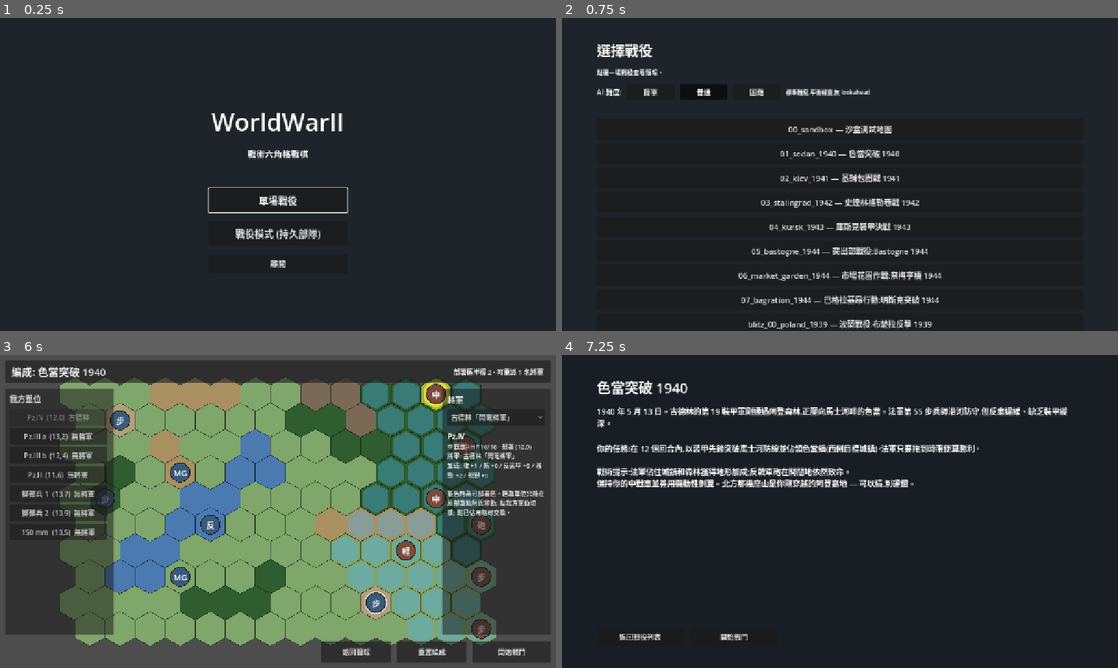
Above: before the commit, frames 1-4 (two rows, left to right).
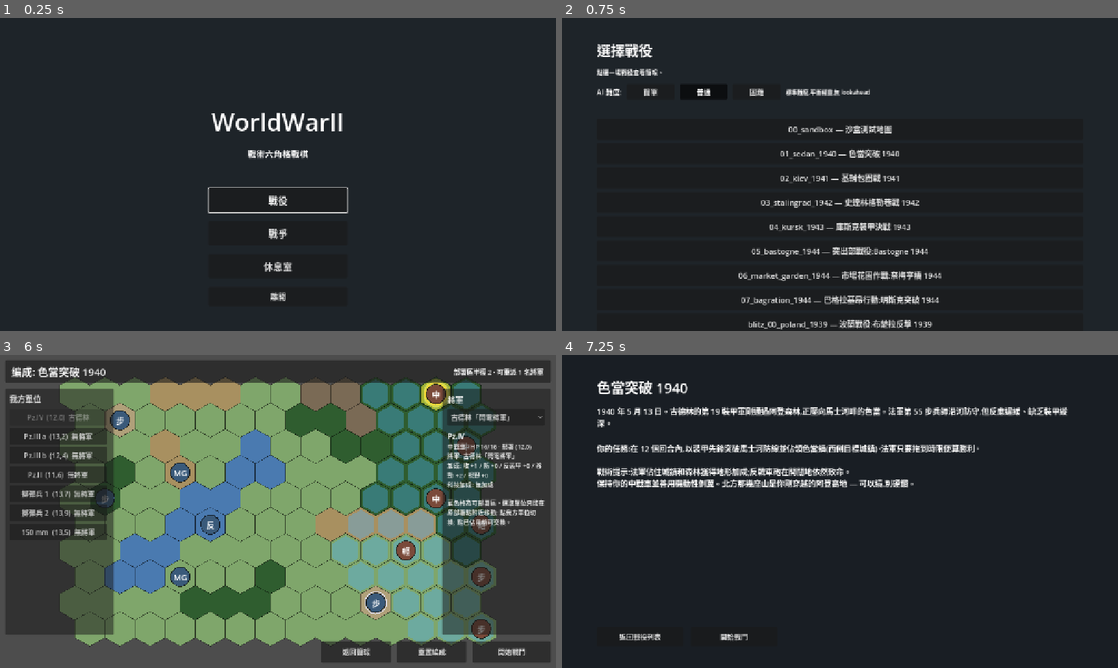
Above: after the commit, the same moments.

Repository: Fischer-Zhang/WorldWarII
Game: Godot game, scene res://scenes/main_menu.tscn
Two runs of this game, one before a commit and one after it. Both use one fixed random seed, a clock stepped at 60 frames per second and the inputs below.
Inputs (mouse positions are in pixels of both pictures, inside the frame that each line leads up to):
- Up to frame 1 (0.25 s): no input
- Up to frame 2 (0.75 s): click (840, 199) at 0.5 s, where only the run before the commit has a clickable "單場戰役"
- Up to frame 3 (6 s): click "簡單" at 1.25 s; click "普通" at 2 s; click "困難" at 2.75 s; click "00_sandbox — 沙盒測試地圖" at 3.5 s; click "返回戰役列表" at 4.25 s; click "01_sedan_1940 — 色當突破 1940" at 5 s; click "開始戰鬥" at 5.75 s
- Up to frame 4 (7.25 s): click "返回簡報" at 6.5 s

The runs differ from the first frame. In frame 1, 0.8% of the frame differs, in the area x 42-58%, y 56-91%; in frame 2, nothing differs; in frame 3, 1.0%, in the area x 80-98%, y 40-55%; in frame 4, nothing differs.

Commit message:
Add lounge upgrade menu

Diff:
--- /dev/null
+++ b/data/tech_tree.json
@@ -0,0 +1,35 @@
+{
+  "infantry_doctrine": {
+    "name_zh": "步兵教範",
+    "description_zh": "提升步兵、傘兵、工兵、機槍組與反戰車砲的基礎協同。",
+    "applies_to": ["infantry", "paratrooper", "engineer", "mg_team", "at_gun"],
+    "cost_per_level": [1, 2, 3],
+    "levels": [
+      {"attack": 1},
+      {"defense": 1},
+      {"vision": 1}
+    ]
+  },
+  "armored_logistics": {
+    "name_zh": "裝甲後勤",
+    "description_zh": "改善戰車縱隊的機動、火力與反裝甲能力。",
+    "applies_to": ["light_tank", "medium_tank"],
+    "cost_per_level": [1, 2, 3],
+    "levels": [
+      {"move": 1},
+      {"attack": 1},
+      {"vs_armor": 1}
+    ]
+  },
+  "artillery_coordination": {
+    "name_zh": "砲兵協調",
+    "description_zh": "提升砲兵觀測、火力調度與轉移陣地能力。",
+    "applies_to": ["artillery"],
+    "cost_per_level": [1, 2, 3],
+    "levels": [
+      {"vision": 1},
+      {"attack": 1},
+      {"move": 1}
+    ]
+  }
+}
--- /dev/null
+++ b/scenes/lounge.tscn
@@ -0,0 +1,82 @@
+[gd_scene load_steps=2 format=3 uid="uid://b1ww2lounge0001"]
+
+[ext_resource type="Script" path="res://scripts/ui/lounge.gd" id="1_lounge"]
+
+[node name="Lounge" type="Control"]
+anchors_preset = 15
+anchor_right = 1.0
+anchor_bottom = 1.0
+script = ExtResource("1_lounge")
+
+[node name="Background" type="ColorRect" parent="."]
+anchors_preset = 15
+anchor_right = 1.0
+anchor_bottom = 1.0
+mouse_filter = 2
+color = Color(0.10, 0.12, 0.14, 1)
+
+[node name="Margin" type="MarginContainer" parent="."]
+anchors_preset = 15
+anchor_right = 1.0
+anchor_bottom = 1.0
+theme_override_constants/margin_left = 80
+theme_override_constants/margin_right = 80
+theme_override_constants/margin_top = 50
+theme_override_constants/margin_bottom = 50
+
+[node name="VBox" type="VBoxContainer" parent="Margin"]
+theme_override_constants/separation = 14
+
+[node name="Title" type="Label" parent="Margin/VBox"]
+theme_override_font_sizes/font_size = 32
+text = "休息室"
+
+[node name="Hint" type="Label" parent="Margin/VBox"]
+theme_override_font_sizes/font_size = 14
+text = "升級將領與科技樹。完成戰爭關卡會取得更多資源點。"
+
+[node name="Points" type="Label" parent="Margin/VBox"]
+theme_override_font_sizes/font_size = 20
+text = "資源點 0 / 0"
+
+[node name="Status" type="Label" parent="Margin/VBox"]
+theme_override_font_sizes/font_size = 14
+text = ""
+
+[node name="Body" type="HBoxContainer" parent="Margin/VBox"]
+size_flags_vertical = 3
+theme_override_constants/separation = 18
+
+[node name="GeneralsPanel" type="VBoxContainer" parent="Margin/VBox/Body"]
+size_flags_horizontal = 3
+theme_override_constants/separation = 8
+
+[node name="GeneralsTitle" type="Label" parent="Margin/VBox/Body/GeneralsPanel"]
+theme_override_font_sizes/font_size = 22
+text = "將領"
+
+[node name="GeneralsScroll" type="ScrollContainer" parent="Margin/VBox/Body/GeneralsPanel"]
+size_flags_vertical = 3
+
+[node name="GeneralsList" type="VBoxContainer" parent="Margin/VBox/Body/GeneralsPanel/GeneralsScroll"]
+size_flags_horizontal = 3
+theme_override_constants/separation = 8
+
+[node name="TechPanel" type="VBoxContainer" parent="Margin/VBox/Body"]
+size_flags_horizontal = 3
+theme_override_constants/separation = 8
+
+[node name="TechTitle" type="Label" parent="Margin/VBox/Body/TechPanel"]
+theme_override_font_sizes/font_size = 22
+text = "科技樹"
+
+[node name="TechScroll" type="ScrollContainer" parent="Margin/VBox/Body/TechPanel"]
+size_flags_vertical = 3
+
+[node name="TechList" type="VBoxContainer" parent="Margin/VBox/Body/TechPanel/TechScroll"]
+size_flags_horizontal = 3
+theme_override_constants/separation = 8
+
+[node name="BackButton" type="Button" parent="Margin/VBox"]
+custom_minimum_size = Vector2(180, 44)
+text = "返回主選單"
--- a/scenes/main_menu.tscn
+++ b/scenes/main_menu.tscn
@@ -41,15 +41,20 @@
 [node name="Spacer" type="Control" parent="VBox"]
 custom_minimum_size = Vector2(0, 24)
 
-[node name="BeginButton" type="Button" parent="VBox"]
+[node name="BattleButton" type="Button" parent="VBox"]
 custom_minimum_size = Vector2(280, 56)
 theme_override_font_sizes/font_size = 22
-text = "單場戰役"
+text = "戰役"
 
-[node name="CampaignButton" type="Button" parent="VBox"]
+[node name="WarButton" type="Button" parent="VBox"]
 custom_minimum_size = Vector2(280, 56)
 theme_override_font_sizes/font_size = 22
-text = "戰役模式 (持久部隊)"
+text = "戰爭"
+
+[node name="LoungeButton" type="Button" parent="VBox"]
+custom_minimum_size = Vector2(280, 56)
+theme_override_font_sizes/font_size = 22
+text = "休息室"
 
 [node name="QuitButton" type="Button" parent="VBox"]
 custom_minimum_size = Vector2(280, 44)
--- a/scripts/autoload/data_loader.gd
+++ b/scripts/autoload/data_loader.gd
@@ -6,12 +6,14 @@
 const UNITS_PATH := "res://data/units.json"
 const TERRAINS_PATH := "res://data/terrains.json"
 const GENERALS_PATH := "res://data/generals.json"
+const TECH_TREE_PATH := "res://data/tech_tree.json"
 const CAMPAIGNS_PATH := "res://data/campaigns.json"
 const SCENARIOS_DIR := "res://data/scenarios/"
 
 var units: Dictionary = {}
 var terrains: Dictionary = {}
 var generals: Dictionary = {}
+var tech_tree: Dictionary = {}
 var campaigns: Array[Dictionary] = []
 var scenarios: Array[Dictionary] = []
 
@@ -19,10 +21,11 @@
 	units = _with_catalog_ids(_load_json(UNITS_PATH))
 	terrains = _with_catalog_ids(_load_json(TERRAINS_PATH))
 	generals = _with_catalog_ids(_load_json(GENERALS_PATH))
+	tech_tree = _with_catalog_ids(_load_json(TECH_TREE_PATH))
 	campaigns = _load_campaigns()
 	scenarios = _load_scenarios()
-	print("[DataLoader] loaded %d unit types, %d terrains, %d generals, %d campaigns, %d scenarios" % [
-		units.size(), terrains.size(), generals.size(), campaigns.size(), scenarios.size(),
+	print("[DataLoader] loaded %d unit types, %d terrains, %d generals, %d techs, %d campaigns, %d scenarios" % [
+		units.size(), terrains.size(), generals.size(), tech_tree.size(), campaigns.size(), scenarios.size(),
 	])
 
 func get_unit_def(type_id: String) -> Dictionary:
@@ -44,6 +47,14 @@
 		push_error("Unknown general: " + general_id)
 		return {}
 	return generals[general_id]
+
+func get_tech_def(tech_id: String) -> Dictionary:
+	if tech_id == "":
+		return {}
+	if not tech_tree.has(tech_id):
+		push_error("Unknown tech: " + tech_id)
+		return {}
+	return tech_tree[tech_id]
 
 func get_scenario(scenario_id: String) -> Dictionary:
 	for s in scenarios:
--- a/scripts/battle.gd
+++ b/scripts/battle.gd
@@ -17,6 +17,7 @@
 const VictoryChecker := preload("res://scripts/scenario/victory_checker.gd")
 const ReinforcementSpawner := preload("res://scripts/scenario/reinforcement_spawner.gd")
 const CampaignManager := preload("res://scripts/scenario/campaign_manager.gd")
+const LoungeManager := preload("res://scripts/scenario/lounge_manager.gd")
 const DeploymentOverrides := preload("res://scripts/scenario/deployment_overrides.gd")
 const ActionLog := preload("res://scripts/scenario/action_log.gd")
 const AIController := preload("res://scripts/turn/ai_controller.gd")
@@ -97,6 +98,8 @@
 		var campaign := DataLoader.get_campaign(GameState.current_campaign_id)
 		var scenario_order: Array = campaign.get("scenario_order", [])
 		CampaignManager.apply_roster_to_units(camp_state, GameState.current_campaign_id, scenario_order, units)
+
+	LoungeManager.apply_upgrades_to_units(units, factions, DataLoader.tech_tree)
 
 	_apply_deployment_overrides(scenario_id)
 
--- a/scripts/combat/combat_modifiers.gd
+++ b/scripts/combat/combat_modifiers.gd
@@ -1,5 +1,7 @@
 class_name CombatModifiers
 extends RefCounted
+
+const LoungeManager := preload("res://scripts/scenario/lounge_manager.gd")
 
 # Aggregates per-unit stat modifiers from two sources:
 #   1. Veteran rank (in-battle XP progression)
@@ -52,6 +54,21 @@
 			mods.vs_armor += int(general_def.get("vs_armor_bonus", 0))
 			mods.move += int(general_def.get("move_bonus", 0))
 			mods.vision += int(general_def.get("vision_bonus", 0))
+			var general_levels_var: Variant = unit.get("general_upgrade_levels")
+			if general_levels_var is Dictionary:
+				var general_levels: Dictionary = general_levels_var
+				var general_id := String(unit.get("general_id"))
+				var upgrade_mods := LoungeManager.general_upgrade_mods(
+					general_def,
+					int(general_levels.get(general_id, 0))
+				)
+				for k in mods.keys():
+					mods[k] += int(upgrade_mods.get(k, 0))
+	var tech_mods_var: Variant = unit.get("tech_mods")
+	if tech_mods_var is Dictionary:
+		var stored_tech_mods: Dictionary = tech_mods_var
+		for k in mods.keys():
+			mods[k] += int(stored_tech_mods.get(k, 0))
 	# Active skill effects layered on top of base + rank + general
 	# (transient buffs from skills like Rommel's 閃電進攻).
 	if unit.get("active_effects") != null:
--- a/scripts/scenario/campaign_manager.gd
+++ b/scripts/scenario/campaign_manager.gd
@@ -6,6 +6,11 @@
 #
 # {
 #   "version": 2,
+#   "lounge": {
+#     "general_levels": {},
+#     "tech_levels": {},
+#     "spent_points": 0
+#   },
 #   "campaigns": {
 #     "eastern_front": {
 #       "progress": 0,
@@ -59,7 +64,10 @@
 
 static func _normalise_state(state: Dictionary) -> Dictionary:
 	var campaigns: Dictionary = state.get("campaigns", {})
-	return {"version": VERSION, "campaigns": campaigns}
+	var out := {"version": VERSION, "campaigns": campaigns}
+	if state.has("lounge") and state["lounge"] is Dictionary:
+		out["lounge"] = state["lounge"]
+	return out
 
 static func campaign_state(state: Dictionary, campaign_id: String, scenario_order: Array) -> Dictionary:
 	var campaigns: Dictionary = state.get("campaigns", {})
--- /dev/null
+++ b/scripts/scenario/lounge_manager.gd
@@ -0,0 +1,164 @@
+class_name LoungeManager
+extends RefCounted
+
+const CampaignManager := preload("res://scripts/scenario/campaign_manager.gd")
+
+const MAX_GENERAL_LEVEL := 3
+const STAT_KEYS := ["attack", "defense", "vs_armor", "move", "vision"]
+
+static func lounge_state(state: Dictionary) -> Dictionary:
+	var lounge: Dictionary = state.get("lounge", {})
+	if not lounge.has("general_levels"):
+		lounge["general_levels"] = {}
+	if not lounge.has("tech_levels"):
+		lounge["tech_levels"] = {}
+	if not lounge.has("spent_points"):
+		lounge["spent_points"] = 0
+	state["lounge"] = lounge
+	return lounge
+
+static func total_points(state: Dictionary) -> int:
+	var total := 3
+	var campaigns: Dictionary = state.get("campaigns", {})
+	for campaign_id in campaigns.keys():
+		var cstate: Dictionary = campaigns[campaign_id]
+		total += int(cstate.get("progress", 0)) * 2
+	return total
+
+static func spent_points(state: Dictionary) -> int:
+	return int(lounge_state(state).get("spent_points", 0))
+
+static func available_points(state: Dictionary) -> int:
+	return max(0, total_points(state) - spent_points(state))
+
+static func general_level(state: Dictionary, general_id: String) -> int:
+	var levels: Dictionary = lounge_state(state).get("general_levels", {})
+	return int(levels.get(general_id, 0))
+
+static func tech_level(state: Dictionary, tech_id: String) -> int:
+	var levels: Dictionary = lounge_state(state).get("tech_levels", {})
+	return int(levels.get(tech_id, 0))
+
+static func general_upgrade_cost(current_level: int) -> int:
+	return current_level + 1
+
+static func tech_upgrade_cost(tech_def: Dictionary, current_level: int) -> int:
+	var costs: Array = tech_def.get("cost_per_level", [])
+	if current_level >= 0 and current_level < costs.size():
+		return int(costs[current_level])
+	return current_level + 1
+
+static func upgrade_general(state: Dictionary, general_id: String) -> bool:
+	var lounge := lounge_state(state)
+	var levels: Dictionary = lounge.get("general_levels", {})
+	var level := int(levels.get(general_id, 0))
+	if level >= MAX_GENERAL_LEVEL:
+		return false
+	var cost := general_upgrade_cost(level)
+	if available_points(state) < cost:
+		return false
+	levels[general_id] = level + 1
+	lounge["general_levels"] = levels
+	lounge["spent_points"] = int(lounge.get("spent_points", 0)) + cost
+	state["lounge"] = lounge
+	CampaignManager.save_state(state)
+	return true
+
+static func upgrade_tech(state: Dictionary, tech_id: String, tech_def: Dictionary) -> bool:
+	var lounge := lounge_state(state)
+	var levels: Dictionary = lounge.get("tech_levels", {})
+	var level := int(levels.get(tech_id, 0))
+	var max_level := int(tech_def.get("levels", []).size())
+	if level >= max_level:
+		return false
+	var cost := tech_upgrade_cost(tech_def, level)
+	if available_points(state) < cost:
+		return false
+	levels[tech_id] = level + 1
+	lounge["tech_levels"] = levels
+	lounge["spent_points"] = int(lounge.get("spent_points", 0)) + cost
+	state["lounge"] = lounge
+	CampaignManager.save_state(state)
+	return true
+
+static func apply_upgrades_to_units(units: Array, factions: Dictionary, tech_catalog: Dictionary, state: Dictionary = {}) -> void:
+	var source_state := state if not state.is_empty() else CampaignManager.load_state()
+	var lounge := lounge_state(source_state)
+	var general_levels: Dictionary = lounge.get("general_levels", {})
+	for u in units:
+		var unit = u
+		if unit == null:
+			continue
+		var faction: Dictionary = factions.get(String(unit.faction_id), {})
+		if String(faction.get("controller", "")) != "player":
+			unit.general_upgrade_levels = {}
+			unit.tech_mods = _empty_mods()
+			continue
+		unit.general_upgrade_levels = general_levels.duplicate(true)
+		unit.tech_mods = tech_mods_for_type(String(unit.type_id), source_state, tech_catalog)
+		unit.queue_redraw()
+
+static func general_upgrade_mods(general_def: Dictionary, level: int) -> Dictionary:
+	var mods := _empty_mods()
+	if general_def.is_empty() or level <= 0:
+		return mods
+	mods.attack += 1
+	if level >= 2:
+		if String(general_def.get("specialization", "")) == "armor":
+			mods.move += 1
+		else:
+			mods.defense += 1
+	if level >= 3:
+		if String(general_def.get("specialization", "")) == "armor":
+			mods.vs_armor += 1
+		else:
+			mods.vision += 1
+	return mods
+
+static func tech_mods_for_type(type_id: String, state: Dictionary, tech_catalog: Dictionary) -> Dictionary:
+	var mods := _empty_mods()
+	var tech_levels: Dictionary = lounge_state(state).get("tech_levels", {})
+	for tech_id in tech_catalog.keys():
+		var tech_def: Dictionary = tech_catalog[tech_id]
+		var applies: Array = tech_def.get("applies_to", [])
+		if not applies.has(type_id):
+			continue
+		var level := int(tech_levels.get(String(tech_id), 0))
+		var levels: Array = tech_def.get("levels", [])
+		for i in range(min(level, levels.size())):
+			var level_mods: Dictionary = levels[i]
+			for stat in STAT_KEYS:
+				mods[stat] += int(level_mods.get(stat, 0))
+	return mods
+
+static func describe_mods(mods: Dictionary) -> String:
+	var parts: Array[String] = []
+	for stat in STAT_KEYS:
+		var value := int(mods.get(stat, 0))
+		if value == 0:
+			continue
+		parts.append("%s %+d" % [_stat_name(stat), value])
+	return " / ".join(parts) if not parts.is_empty() else "無加成"
+
+static func _empty_mods() -> Dictionary:
+	return {
+		"attack": 0,
+		"defense": 0,
+		"vs_armor": 0,
+		"move": 0,
+		"vision": 0,
+	}
+
+static func _stat_name(stat: String) -> String:
+	match stat:
+		"attack":
+			return "攻"
+		"defense":
+			return "防"
+		"vs_armor":
+			return "反裝甲"
+		"move":
+			return "移動"
+		"vision":
+			return "視野"
+	return stat
--- a/scripts/ui/deployment.gd
+++ b/scripts/ui/deployment.gd
@@ -6,6 +6,7 @@
 const UnitFactory := preload("res://scripts/units/unit_factory.gd")
 const CampaignManager := preload("res://scripts/scenario/campaign_manager.gd")
 const DeploymentOverrides := preload("res://scripts/scenario/deployment_overrides.gd")
+const LoungeManager := preload("res://scripts/scenario/lounge_manager.gd")
 
 const DEPLOY_RADIUS := 2
 
@@ -64,6 +65,8 @@
 		if String(factions[fid].get("controller", "")) == "player":
 			player_faction_id = fid
 			break
+
+	LoungeManager.apply_upgrades_to_units(units, factions, DataLoader.tech_tree)
 
 	for u in units:
 		var unit: Unit = u
@@ -214,6 +217,14 @@
 			int(g.get("move_bonus", 0)),
 			int(g.get("vision_bonus", 0)),
 		])
+		var level := int(selected_unit.general_upgrade_levels.get(selected_unit.general_id, 0))
+		if level > 0:
+			lines.append("將領升級 Lv %d: %s" % [
+				level,
+				LoungeManager.describe_mods(LoungeManager.general_upgrade_mods(g, level)),
+			])
+	if not selected_unit.tech_mods.is_empty():
+		lines.append("科技加成: %s" % LoungeManager.describe_mods(selected_unit.tech_mods))
 	lines.append("")
 	lines.append("藍色格為可部署區。選取單位只能在原部署點附近移動; 點我方單位切換; 點已佔用格可交換。")
 	status_label.text = "部署區半徑 %d · 可重派 %d 名將軍" % [DEPLOY_RADIUS, general_pool.size()]
--- /dev/null
+++ b/scripts/ui/lounge.gd
@@ -0,0 +1,98 @@
+extends Control
+
+const CampaignManager := preload("res://scripts/scenario/campaign_manager.gd")
+const LoungeManager := preload("res://scripts/scenario/lounge_manager.gd")
+
+@onready var points_label: Label = $Margin/VBox/Points
+@onready var status_label: Label = $Margin/VBox/Status
+@onready var generals_list: VBoxContainer = $Margin/VBox/Body/GeneralsPanel/GeneralsScroll/GeneralsList
+@onready var tech_list: VBoxContainer = $Margin/VBox/Body/TechPanel/TechScroll/TechList
+@onready var back_button: Button = $Margin/VBox/BackButton
+
+var state: Dictionary = {}
+
+func _ready() -> void:
+	state = CampaignManager.load_state()
+	LoungeManager.lounge_state(state)
+	back_button.pressed.connect(_on_back_pressed)
+	_rebuild()
+
+func _rebuild() -> void:
+	_clear_list(generals_list)
+	_clear_list(tech_list)
+	points_label.text = "資源點 %d / %d" % [
+		LoungeManager.available_points(state),
+		LoungeManager.total_points(state),
+	]
+	_rebuild_generals()
+	_rebuild_techs()
+
+func _clear_list(list: VBoxContainer) -> void:
+	for child in list.get_children():
+		child.queue_free()
+
+func _rebuild_generals() -> void:
+	var ids := DataLoader.generals.keys()
+	ids.sort()
+	for general_id in ids:
+		var gid := String(general_id)
+		var general_def := DataLoader.get_general_def(gid)
+		var level := LoungeManager.general_level(state, gid)
+		var cost := LoungeManager.general_upgrade_cost(level)
+		var mods := LoungeManager.general_upgrade_mods(general_def, min(level + 1, LoungeManager.MAX_GENERAL_LEVEL))
+		var btn := Button.new()
+		btn.custom_minimum_size = Vector2(0, 76)
+		btn.add_theme_font_size_override("font_size", 16)
+		btn.text = "%s「%s」  Lv %d/%d\n%s\n%s" % [
+			String(general_def.get("name_zh", gid)),
+			String(general_def.get("title_zh", "")),
+			level,
+			LoungeManager.MAX_GENERAL_LEVEL,
+			"滿級" if level >= LoungeManager.MAX_GENERAL_LEVEL else "升級消耗 %d" % cost,
+			"下一級: %s" % LoungeManager.describe_mods(mods) if level < LoungeManager.MAX_GENERAL_LEVEL else "加成已達上限",
+		]
+		btn.disabled = level >= LoungeManager.MAX_GENERAL_LEVEL or LoungeManager.available_points(state) < cost
+		btn.pressed.connect(func(): _upgrade_general(gid))
+		generals_list.add_child(btn)
+
+func _rebuild_techs() -> void:
+	var ids := DataLoader.tech_tree.keys()
+	ids.sort()
+	for tech_id in ids:
+		var tid := String(tech_id)
+		var tech_def := DataLoader.get_tech_def(tid)
+		var levels: Array = tech_def.get("levels", [])
+		var level := LoungeManager.tech_level(state, tid)
+		var cost := LoungeManager.tech_upgrade_cost(tech_def, level)
+		var next_mods: Dictionary = levels[level] if level < levels.size() else {}
+		var btn := Button.new()
+		btn.custom_minimum_size = Vector2(0, 86)
+		btn.add_theme_font_size_override("font_size", 16)
+		btn.text = "%s  Lv %d/%d\n%s\n%s" % [
+			String(tech_def.get("name_zh", tid)),
+			level,
+			levels.size(),
+			String(tech_def.get("description_zh", "")),
+			"滿級" if level >= levels.size() else "升級消耗 %d · 下一級: %s" % [cost, LoungeManager.describe_mods(next_mods)],
+		]
+		btn.disabled = level >= levels.size() or LoungeManager.available_points(state) < cost
+		btn.pressed.connect(func(): _upgrade_tech(tid))
+		tech_list.add_child(btn)
+
+func _upgrade_general(general_id: String) -> void:
+	if LoungeManager.upgrade_general(state, general_id):
+		status_label.text = "將領已升級。"
+	else:
+		status_label.text = "資源不足或已達上限。"
+	_rebuild()
+
+func _upgrade_tech(tech_id: String) -> void:
+	if LoungeManager.upgrade_tech(state, tech_id, DataLoader.get_tech_def(tech_id)):
+		status_label.text = "科技已升級。"
+	else:
+		status_label.text = "資源不足或已達上限。"
+	_rebuild()
+
+func _on_back_pressed() -> void:
+	CampaignManager.save_state(state)
+	get_tree().change_scene_to_file("res://scenes/main_menu.tscn")
--- a/scripts/ui/main_menu.gd
+++ b/scripts/ui/main_menu.gd
@@ -1,23 +1,28 @@
 extends Control
 
-@onready var begin_button: Button = $VBox/BeginButton
-@onready var campaign_button: Button = $VBox/CampaignButton
+@onready var battle_button: Button = $VBox/BattleButton
+@onready var war_button: Button = $VBox/WarButton
+@onready var lounge_button: Button = $VBox/LoungeButton
 @onready var quit_button: Button = $VBox/QuitButton
 
 func _ready() -> void:
-	begin_button.pressed.connect(_on_begin_pressed)
-	campaign_button.pressed.connect(_on_campaign_pressed)
+	battle_button.pressed.connect(_on_battle_pressed)
+	war_button.pressed.connect(_on_war_pressed)
+	lounge_button.pressed.connect(_on_lounge_pressed)
 	quit_button.pressed.connect(_on_quit_pressed)
-	begin_button.grab_focus()
+	battle_button.grab_focus()
 
-func _on_begin_pressed() -> void:
+func _on_battle_pressed() -> void:
 	GameState.campaign_mode = false
 	GameState.current_campaign_id = ""
 	get_tree().change_scene_to_file("res://scenes/scenario_select.tscn")
 
-func _on_campaign_pressed() -> void:
+func _on_war_pressed() -> void:
 	GameState.campaign_mode = true
 	get_tree().change_scene_to_file("res://scenes/campaign.tscn")
 
+func _on_lounge_pressed() -> void:
+	get_tree().change_scene_to_file("res://scenes/lounge.tscn")
+
 func _on_quit_pressed() -> void:
 	get_tree().quit()
--- a/scripts/units/unit.gd
+++ b/scripts/units/unit.gd
@@ -47,6 +47,8 @@
 var rank: int = 0
 # Optional attached general (data lookup via DataLoader.get_general_def).
 var general_id: String = ""
+var general_upgrade_levels: Dictionary = {}
+var tech_mods: Dictionary = {}
 # Temporary effects from general's active skill. Each entry:
 #   { skill_id, expires_at_turn, source_general, self_mods, aura_mods, no_counter }
 # `expires_at_turn` is the absolute TurnManager turn_number AFTER which the
--- /dev/null
+++ b/tests/test_lounge_manager.gd
@@ -0,0 +1,118 @@
+extends SceneTree
+
+const CampaignManager := preload("res://scripts/scenario/campaign_manager.gd")
+const LoungeManager := preload("res://scripts/scenario/lounge_manager.gd")
+
+class TestUnit:
+	var type_id: String
+	var faction_id: String
+	var general_upgrade_levels: Dictionary = {}
+	var tech_mods: Dictionary = {}
+	var redraws := 0
+
+	func _init(_type_id: String, _faction_id: String) -> void:
+		type_id = _type_id
+		faction_id = _faction_id
+
+	func queue_redraw() -> void:
+		redraws += 1
+
+func _init() -> void:
+	var pass_count := 0
+	var fail_count := 0
+
+	if _test_point_accounting():
+		pass_count += 1
+	else:
+		fail_count += 1
+
+	if _test_general_upgrade():
+		pass_count += 1
+	else:
+		fail_count += 1
+
+	if _test_tech_upgrade_and_application():
+		pass_count += 1
+	else:
+		fail_count += 1
+
+	if _test_lounge_state_survives_campaign_normalise():
+		pass_count += 1
+	else:
+		fail_count += 1
+
+	print("LoungeManager tests: %d pass, %d fail" % [pass_count, fail_count])
+	quit(0 if fail_count == 0 else 1)
+
+func _test_point_accounting() -> bool:
+	var state := {
+		"campaigns": {
+			"east": {"progress": 2},
+			"west": {"progress": 1},
+		},
+		"lounge": {"spent_points": 3},
+	}
+	if LoungeManager.total_points(state) == 9 and LoungeManager.available_points(state) == 6:
+		return true
+	printerr("FAIL: lounge point accounting")
+	return false
+
+func _test_general_upgrade() -> bool:
+	var state := {"campaigns": {}, "lounge": {}}
+	var ok := LoungeManager.upgrade_general(state, "patton")
+	var level := LoungeManager.general_level(state, "patton")
+	var mods := LoungeManager.general_upgrade_mods({"specialization": "armor"}, level)
+	if ok and level == 1 and int(state["lounge"].get("spent_points", 0)) == 1 and int(mods.get("attack", 0)) == 1:
+		return true
+	printerr("FAIL: general upgrade state/mods")
+	return false
+
+func _test_tech_upgrade_and_application() -> bool:
+	var state := {"campaigns": {}, "lounge": {}}
+	var tech_catalog := {
+		"armor": {
+			"applies_to": ["medium_tank"],
+			"cost_per_level": [1],
+			"levels": [{"move": 1}],
+		},
+	}
+	var upgraded := LoungeManager.upgrade_tech(state, "armor", tech_catalog["armor"])
+	var player := TestUnit.new("medium_tank", "allies")
+	var enemy := TestUnit.new("medium_tank", "axis")
+	LoungeManager.apply_upgrades_to_units(
+		[player, enemy],
+		{
+			"allies": {"controller": "player"},
+			"axis": {"controller": "ai"},
+		},
+		tech_catalog,
+		state
+	)
+	if upgraded \
+			and LoungeManager.tech_level(state, "armor") == 1 \
+			and int(player.tech_mods.get("move", 0)) == 1 \
+			and int(enemy.tech_mods.get("move", 0)) == 0 \
+			and player.redraws == 1 \
+			and enemy.redraws == 0:
+		return true
+	printerr("FAIL: tech upgrade application")
+	return false
+
+func _test_lounge_state_survives_campaign_normalise() -> bool:
+	var state := {
+		"version": 1,
+		"campaigns": {"east": {"progress": 1}},
+		"lounge": {
+			"general_levels": {"patton": 2},
+			"tech_levels": {"armored_logistics": 1},
+			"spent_points": 3,
+		},
+	}
+	var normalised := CampaignManager._normalise_state(state)
+	var lounge: Dictionary = normalised.get("lounge", {})
+	if int(lounge.get("spent_points", 0)) == 3 \
+			and int(lounge.get("general_levels", {}).get("patton", 0)) == 2 \
+			and int(lounge.get("tech_levels", {}).get("armored_logistics", 0)) == 1:
+		return true
+	printerr("FAIL: lounge state should survive campaign normalise")
+	return false
